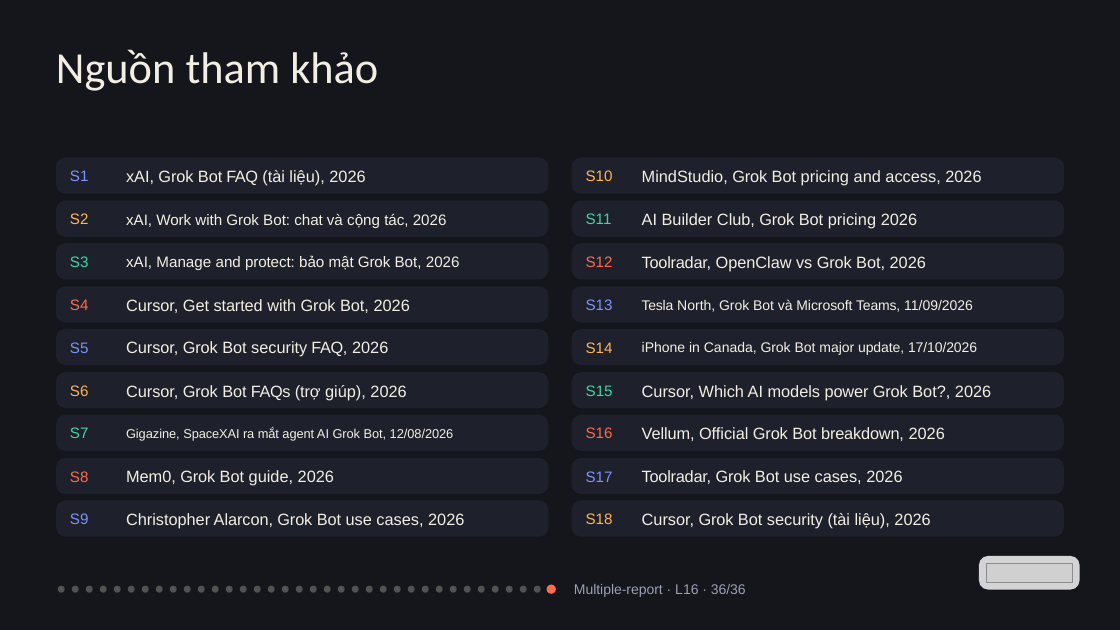
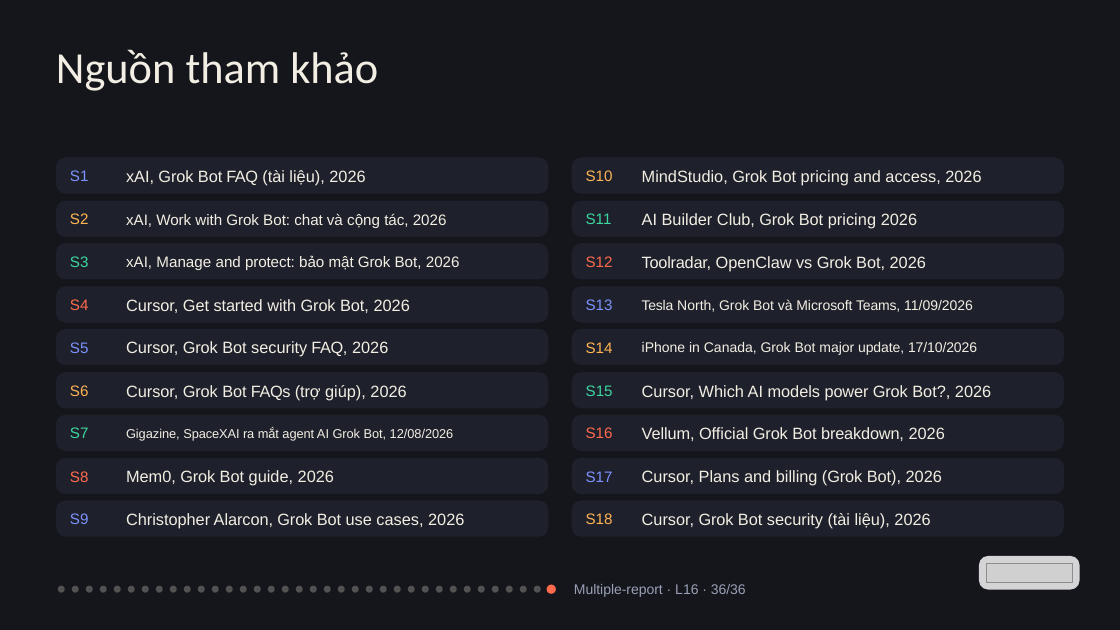
Before and after one commit to vohoailinh90/Multiple-report, a slide deck: slide 36 of lessons/L16/L16.pptx. Drawn at 1120x630 pixels with LibreOffice and Linux fonts; fonts in the diff are those of the drawing; grey boxes stand for pictures. Boxes give left, top, right and bottom in pixels: in the first picture for what was removed or moved away, otherwise in the second. Text is boxed around its words. In the diff, an @@ line names an element or a change of style, - is before the commit and + after.

```diff
--- a/lessons/L16/L16.pptx
+++ b/lessons/L16/L16.pptx
@@ text at (x1=642, y1=470, x2=942, y2=486): text changed @@
-Toolradar, Grok Bot use cases, 2026
+Cursor, Plans and billing (Grok Bot), 2026
```
Also in this commit, not shown: 7 other slides changed, 1 slide added, 1 slide removed, 1 other file.
